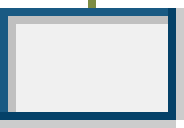
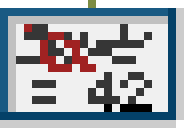
Layer changes from the first 184px x 128px image to the second:
showed "whiteboard_A_notes_1", painted on it over [16, 24, 152, 112]
hid "whiteboard_A_still" over [16, 24, 152, 112]
